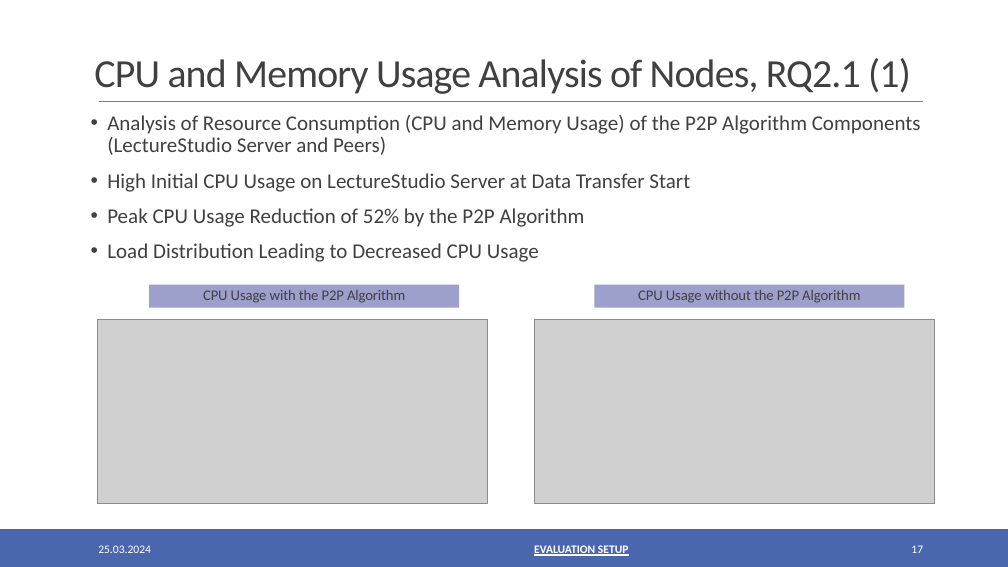
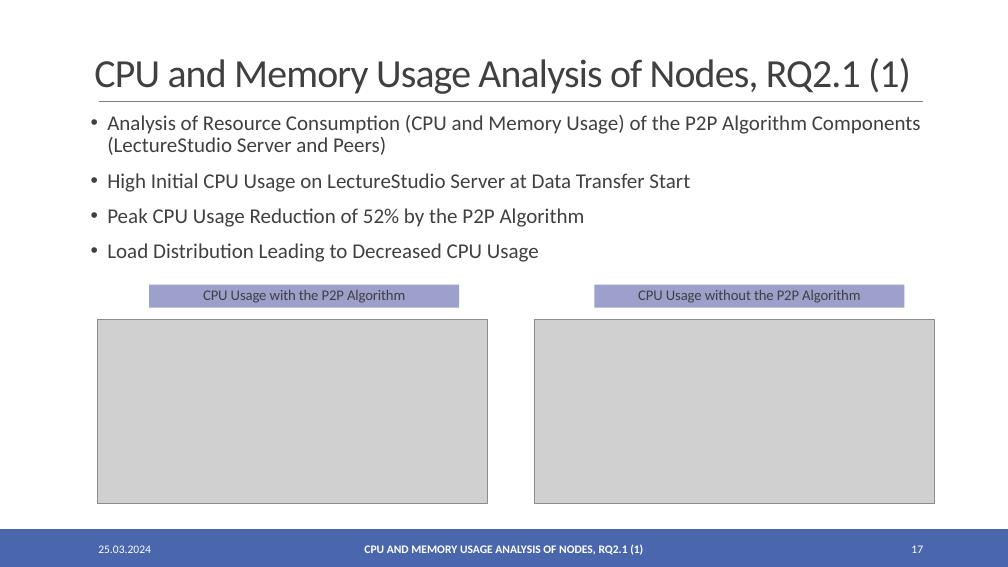
Before and after one commit to oezcankaraca/abschlussvortrag, a slide deck: slide 17 of Abschlussvortrag.pptx. Drawn at 1008x567 pixels with LibreOffice and Linux fonts; fonts in the diff are those of the drawing; grey boxes stand for pictures. Boxes give left, top, right and bottom in pixels: in the first picture for what was removed or moved away, otherwise in the second. Text is boxed around its words. In the diff, an @@ line names an element or a change of style, - is before the commit and + after.

```diff
--- a/Abschlussvortrag.pptx
+++ b/Abschlussvortrag.pptx
@@ text at box(364, 544, 643, 555): text changed @@
-EVALUATION SETUP
+CPU AND MEMORY USAGE ANALYSIS OF NODES, RQ2.1 (1)
```
Also in this commit, not shown: 10 other slides changed, 3 other files.
